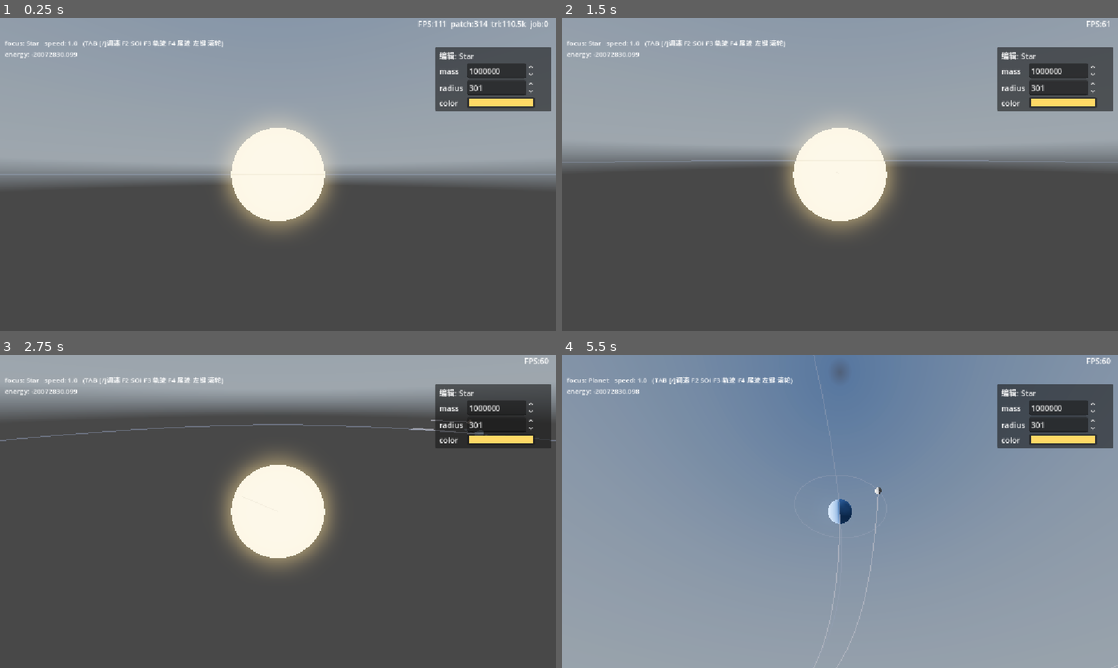
Above: before the commit, frames 1-4 (two rows, left to right).
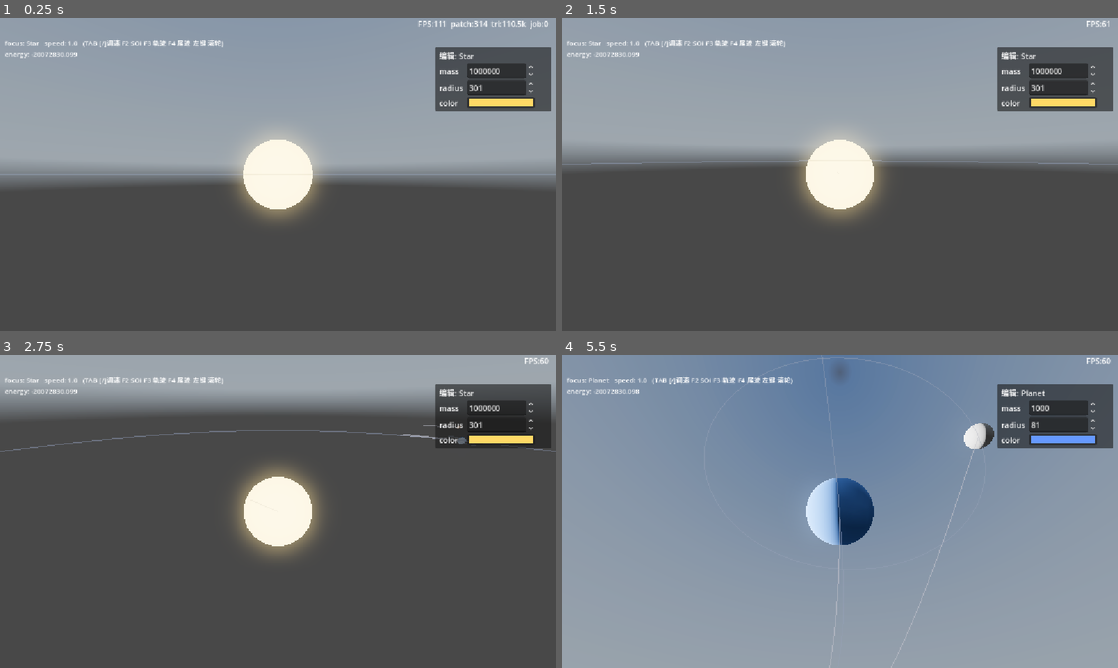
Above: after the commit, the same moments.

Repository: xiaobaibaix/stellar_era_godot
Game: Godot game, scene res://scenes/main.tscn
Two runs of this game, one before a commit and one after it. Both use one fixed random seed, a clock stepped at 60 frames per second and the inputs below. A sky picture missing from this copy of the repository is replaced by a grey-blue gradient.
Inputs (mouse positions are in pixels of both pictures, inside the frame that each line leads up to):
- Up to frame 1 (0.25 s): no input
- Up to frame 2 (1.5 s): tap Enter at 0.5 s; move the mouse to (962, 158) at 0.52 s; hold D 0.53-1.25 s; hold Q 0.53-1.25 s; click (962, 158) at 0.67 s; tap Space at 0.77, 1.25 s; drag from (728, 190) to (812, 237) at 1.27 s
- Up to frame 3 (2.75 s): move the mouse to (333, 442) at 2.02 s; hold D from 2.03 s (still down); tap Shift at 2.1 s
- Up to frame 4 (5.5 s): release D at 2.75 s; drag from (812, 574) to (673, 464) at 2.77 s; move the mouse to (1006, 558) at 3.52 s; hold A 3.53-4.25 s; tap Enter at 3.6, 4.25 s; tap Space at 3.77 s; drag from (673, 464) to (756, 433) at 4.27 s; move the mouse to (867, 511) at 5.02 s; hold S from 5.03 s (still down); tap Tab at 5.1 s; click (867, 511) at 5.17 s

The runs differ from the first frame. In frame 1, 2.7% of the frame differs, in the area x 40-60%, y 35-69%; in frame 2, 3.5%; in frame 3, 4.4%, in the area x 0-100%, y 20-69%; in frame 4, 3.2%.

Commit message:
修复：相机无法切换到其他天体的bug

Diff:
--- a/celestial_system.gd
+++ b/celestial_system.gd
@@ -114,6 +114,13 @@
 			main_top = self
 		if main_top == self:
 			_is_main_top = true
+			# main_top(容器) 若未指定 orbit_camera, 自动找场景里的 OrbitCamera(TAB 聚焦/相机跟随需要)。
+			if orbit_camera == null and get_parent() != null:
+				for c in get_parent().get_children():
+					var oc := c as OrbitCamera
+					if oc != null:
+						orbit_camera = oc
+						break
 			_build_hud()
 			call_deferred("_resolve_initial_ownership_all")
 			call_deferred("_collect_focus_all")
